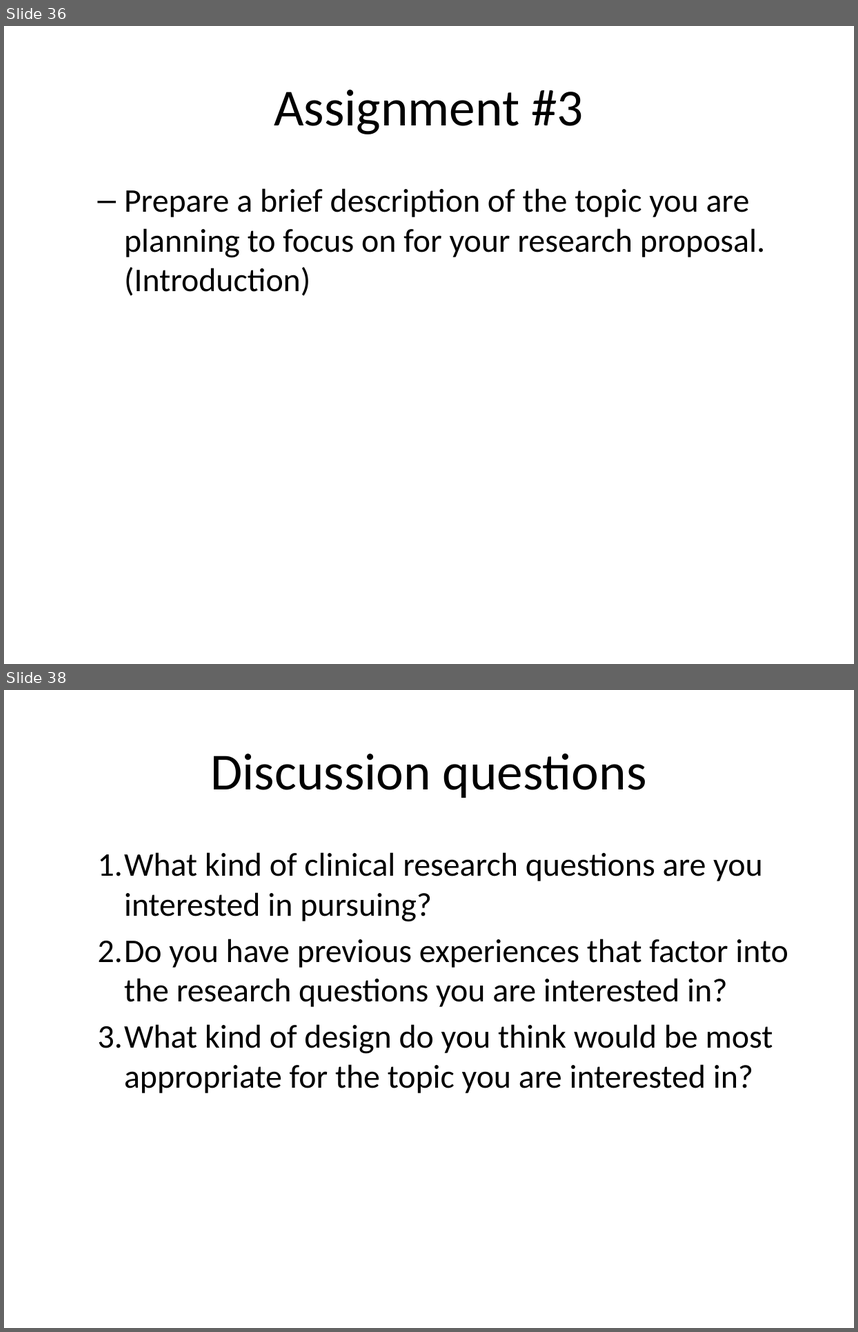
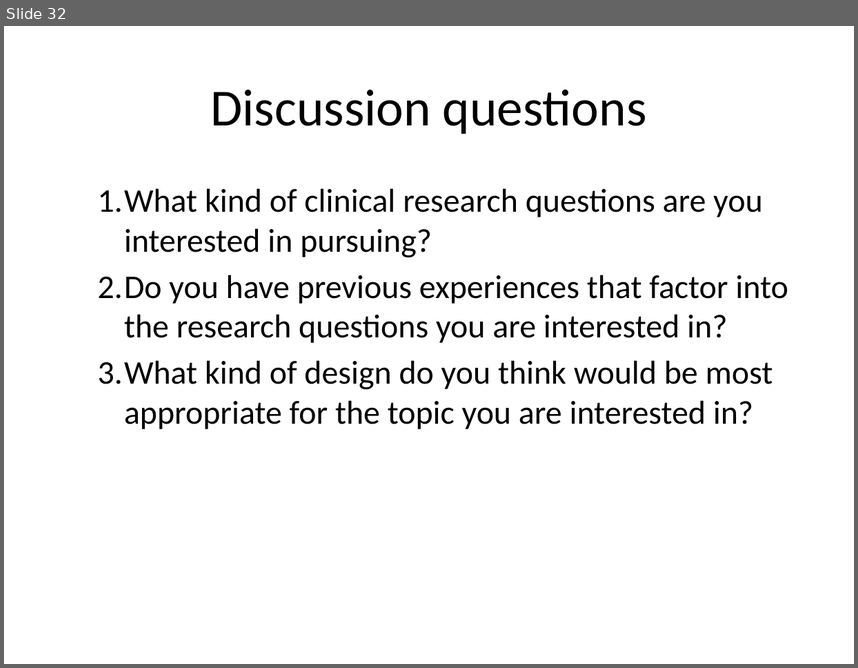
Before and after one commit to classes-medb/5510, a slide deck: src/video-05-quasi-experiments.pptx. Shown one above the other, each under a label of ours: slides 36 and 38 before the commit, slide 32 after it; the slides between them are not shown. The pictures are 858x1332 and 858x668 pixels, drawn with LibreOffice and Linux fonts; fonts in the diff are those of the drawing. Boxes give left, top, right and bottom in pixels: in the first picture for what was removed or moved away, otherwise in the second. Text is boxed around its words. In the diff, an @@ line names an element or a change of style, - is before the commit and + after.

```diff
--- a/src/video-05-quasi-experiments.pptx
+++ b/src/video-05-quasi-experiments.pptx
@@ slide 36 removed at [4,26,854,664], background #FFFFFF @@
@@ title removed at [274,89,584,134] @@
-Assignment #3
@@ text removed at [124,188,765,296] @@
-  – Prepare a brief description of the topic you are planning to focus on for your research proposal. (Introduction)
@@ what was slide 38 is now slide 32 @@
```
Also in this commit, not shown: 4 slides changed, 9 slides added, 14 other slides removed, 10 other files.
